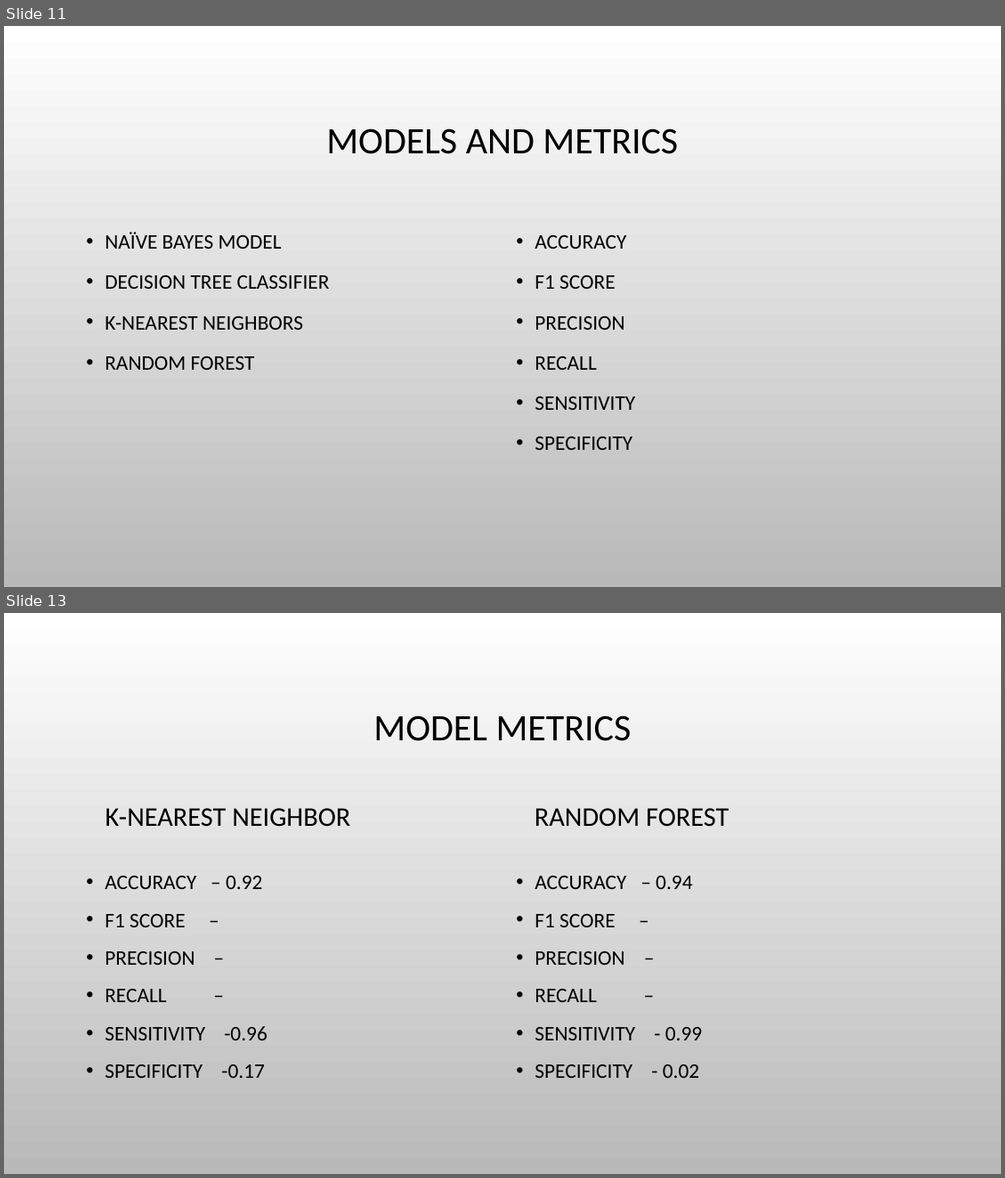
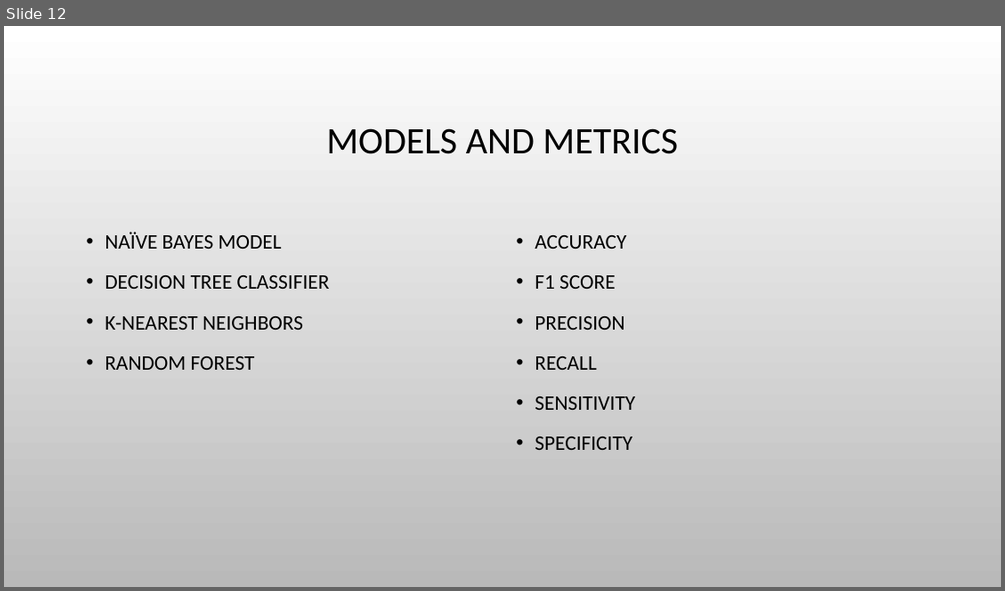
Before and after one commit to hjyoon16/Fake_Job_Post_Classification, a slide deck: 502projectPresentation.pptx. Shown one above the other, each under a label of ours: slides 11 and 13 before the commit, slide 12 after it; the slides between them are not shown. The pictures are 1005x1178 and 1005x591 pixels, drawn with LibreOffice and Linux fonts; fonts in the diff are those of the drawing; background and template pictures are left out. Boxes give left, top, right and bottom in pixels: in the first picture for what was removed or moved away, otherwise in the second. Text is boxed around its words. In the diff, an @@ line names an element or a change of style, - is before the commit and + after.

```diff
--- a/502projectPresentation.pptx
+++ b/502projectPresentation.pptx
@@ slide 13 removed at [4,613,1001,1174], background picture (left out) @@
@@ title removed at [373,715,631,741] @@
-MODEL METRICS
@@ text removed at [105,808,350,827] @@
-K-NEAREST NEIGHBOR
@@ text removed at [534,808,728,827] @@
-RANDOM FOREST
@@ text removed at [105,876,267,1078] @@
-• ACCURACY – 0.92
-• F1 SCORE –
-• PRECISION –
-• RECALL –
-• SENSITIVITY -0.96
-• SPECIFICITY -0.17
@@ text removed at [534,876,702,1078] @@
-• ACCURACY – 0.94
-• F1 SCORE –
-• PRECISION –
-• RECALL –
-• SENSITIVITY - 0.99
-• SPECIFICITY - 0.02
@@ what was slide 11 is now slide 12 @@
```
Also in this commit, not shown: 1 slide changed, 2 slides added, 2 other slides removed.
